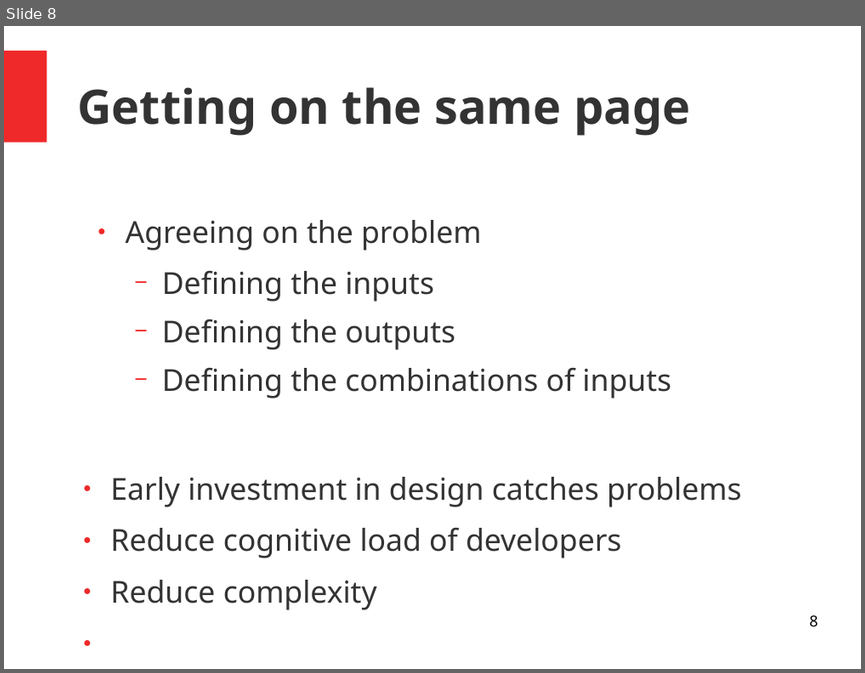
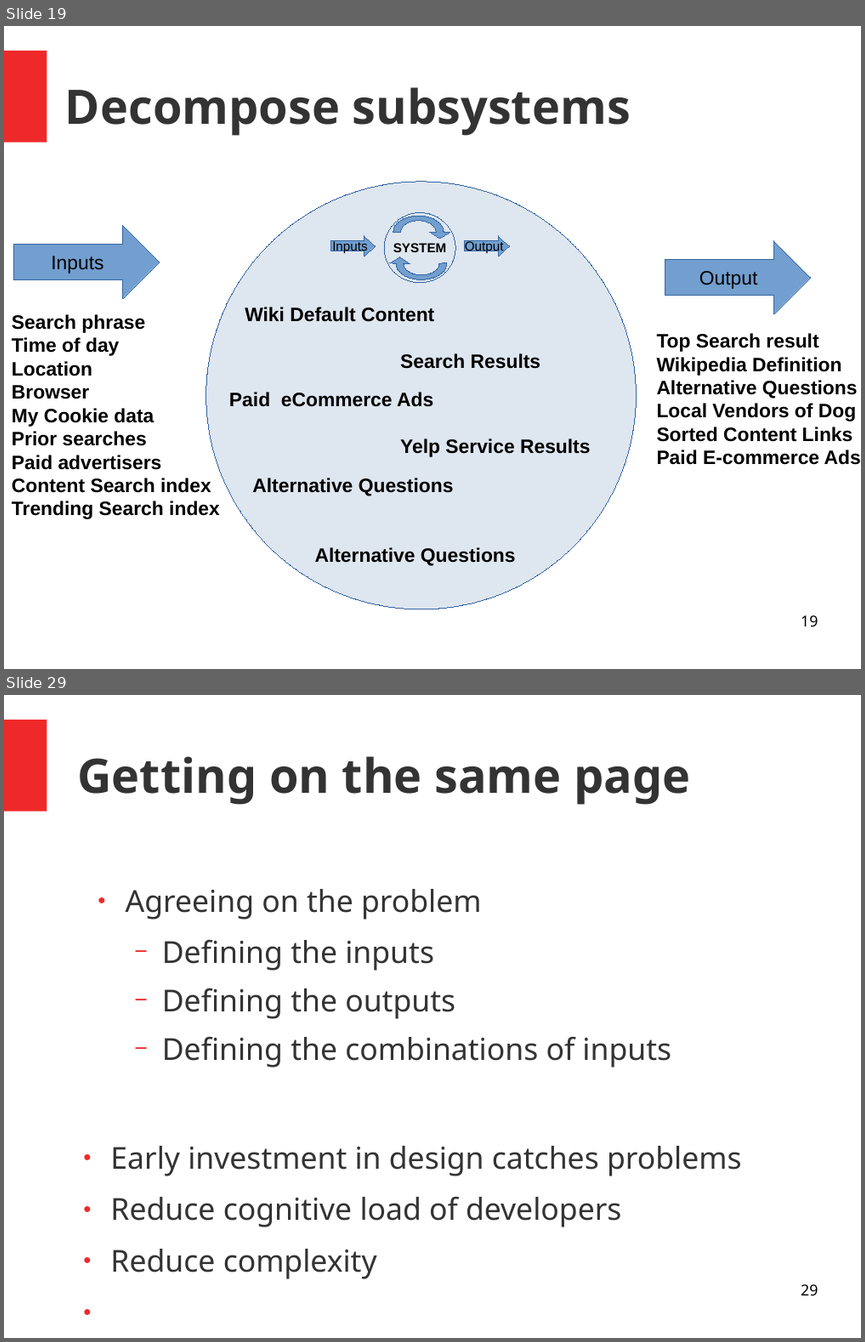
Before and after one commit to MrAbsaroka/Presentations, a slide deck: MattFerguson-0111-2021.11.04.odp. Shown one above the other, each under a label of ours: slide 8 before the commit, slides 19 and 29 after it; the slides between them are not shown. The pictures are 865x673 and 865x1342 pixels, drawn with LibreOffice and Linux fonts; fonts in the diff are those of the drawing. Boxes give left, top, right and bottom in pixels: in the first picture for what was removed or moved away, otherwise in the second. Text is boxed around its words. In the diff, an @@ line names an element or a change of style, - is before the commit and + after.

```diff
--- a/MattFerguson-0111-2021.11.04.odp
+++ b/MattFerguson-0111-2021.11.04.odp
@@ slide 19 added at (x1=4, y1=26, x2=861, y2=669), background #FFFFFF; not listed: 1 template element that a slide beside it also shows @@
@@ title added at (x1=65, y1=87, x2=630, y2=136), 44 pt, text #333333, bold @@
+Decompose subsystems
@@ ellipse added at (x1=206, y1=182, x2=636, y2=609), fill #DEE6EF, outline #3465A4 0 pt @@
@@ right arrow added at (x1=13, y1=226, x2=160, y2=298), fill #729FCF, outline #3465A4 0 pt, 18 pt, text #000000 @@
+Inputs
@@ group added at (x1=330, y1=213, x2=510, y2=283): 2 right arrows, 2 freeform shapes, 1 ellipse @@
+SYSTEM
+Inputs
+Output
@@ right arrow added at (x1=664, y1=241, x2=811, y2=313), fill #729FCF, outline #3465A4 0 pt, 18 pt, text #000000 @@
+Output
@@ text added at (x1=12, y1=314, x2=220, y2=519), 18 pt, text #000000, bold @@
+Search phrase
+Time of day
+Location
+Browser
+My Cookie data
+Prior searches
+Paid advertisers
+Content Search index
+Trending Search index
@@ text added at (x1=245, y1=306, x2=434, y2=322), 18 pt, text #000000, bold @@
+Wiki Default Content
@@ text added at (x1=400, y1=353, x2=541, y2=369), 18 pt, text #000000, bold @@
+Search Results
@@ text added at (x1=657, y1=333, x2=861, y2=465), 18 pt, text #000000, bold @@
+Top Search result
+Wikipedia Definition
+Alternative Questions
+Local Vendors of Dog
+Sorted Content Links
+Paid E-commerce Ads
@@ text added at (x1=229, y1=392, x2=433, y2=407), 18 pt, text #000000, bold @@
+Paid eCommerce Ads
@@ text added at (x1=400, y1=438, x2=590, y2=457), 18 pt, text #000000, bold @@
+Yelp Service Results
@@ text added at (x1=252, y1=477, x2=454, y2=496), 18 pt, text #000000, bold @@
+Alternative Questions
@@ text added at (x1=315, y1=547, x2=516, y2=566), 18 pt, text #000000, bold @@
+Alternative Questions
@@ page number added at (x1=800, y1=615, x2=817, y2=627), 14 pt, text #000000 @@
+19
@@ what was slide 8 is now slide 29 @@
@@ page number at (x1=800, y1=1284, x2=817, y2=1296): text changed @@
-8
+29
```
Also in this commit, not shown: 4 slides changed, 19 other slides added, 1 other file.
